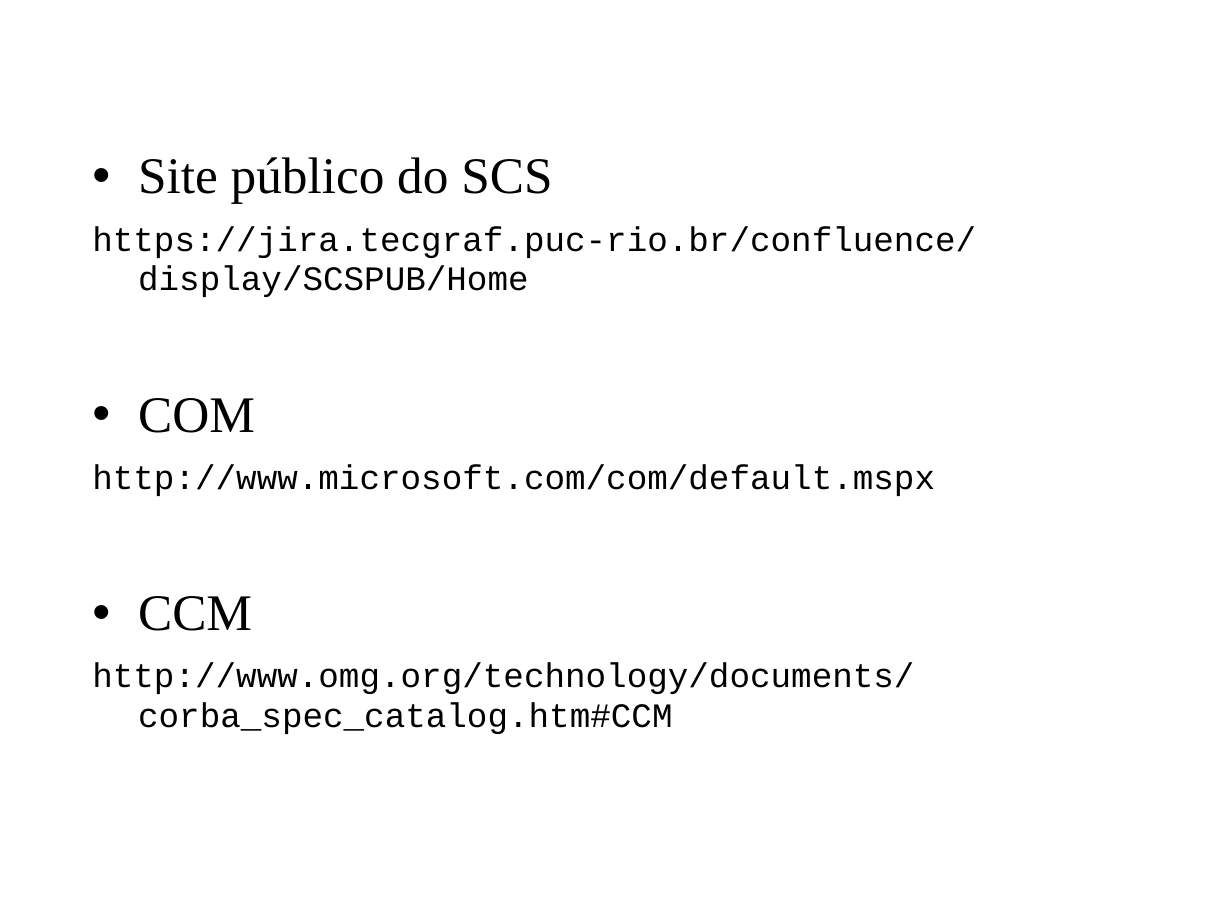
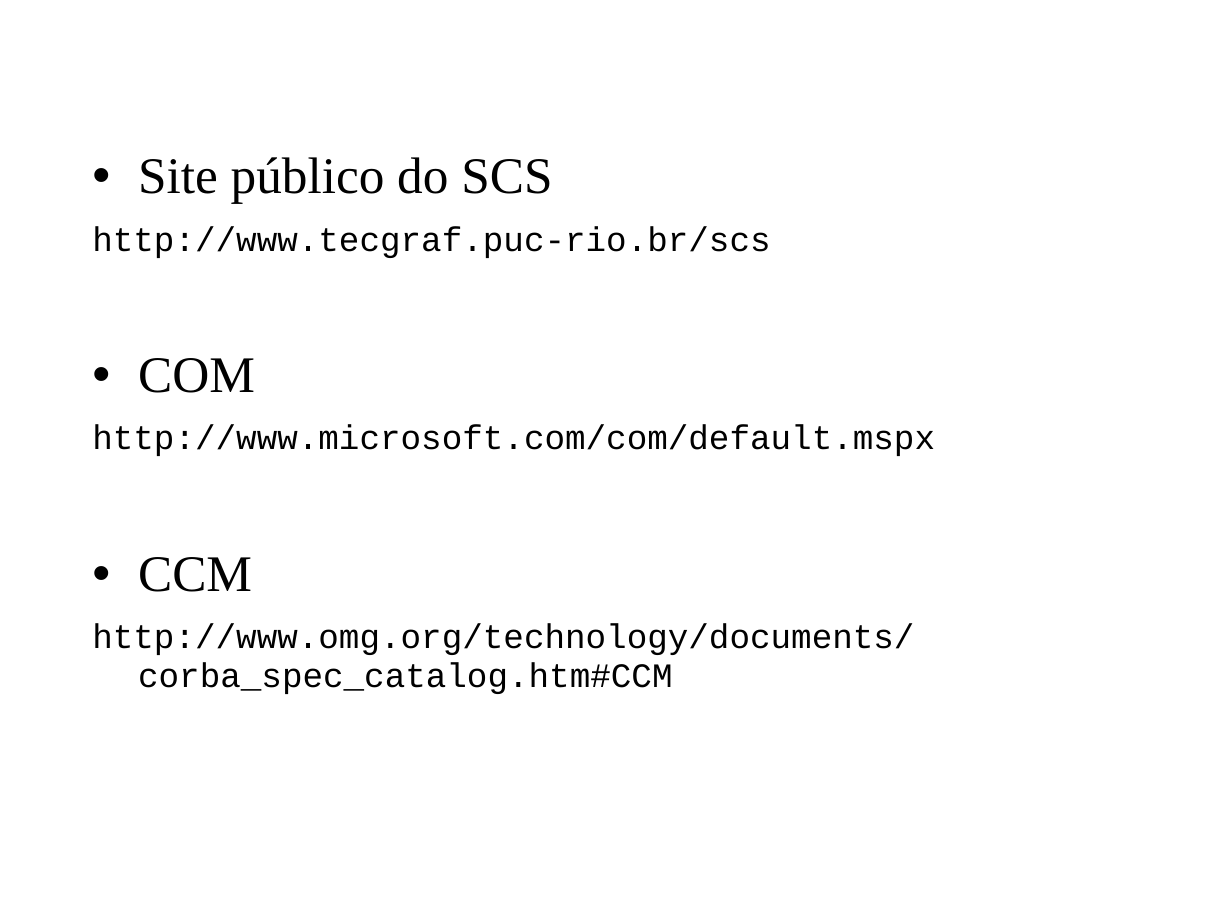
Before and after one commit to amadeubarbosa/openbus-core, a slide deck: slide 20 of docs/cursos/developer/7.SCS.ppt. Drawn at 1232x924 pixels with LibreOffice and Linux fonts; fonts in the diff are those of the drawing; background and template pictures are left out. Boxes give left, top, right and bottom in pixels: in the first picture for what was removed or moved away, otherwise in the second. Text is boxed around its words. In the diff, an @@ line names an element or a change of style, - is before the commit and + after.

Commit message:
+ Curso para desenvolvedor   - Atualização do link referente ao site do SCS.

```diff
--- a/docs/cursos/developer/7.SCS.ppt
+++ b/docs/cursos/developer/7.SCS.ppt
@@ text at (92,226,770,258): text changed @@
-https://jira.tecgraf.puc-rio.br/confluence/display/SCSPUB/Home
+http://www.tecgraf.puc-rio.br/scs
```
